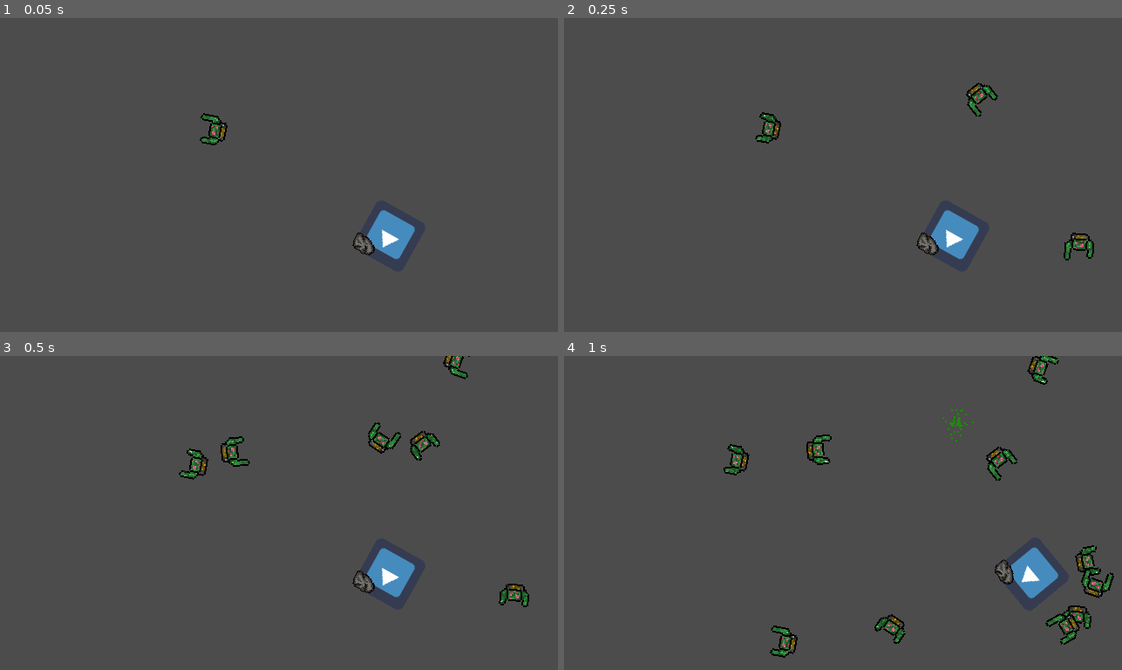
Above: before the commit, frames 1-4 (two rows, left to right).
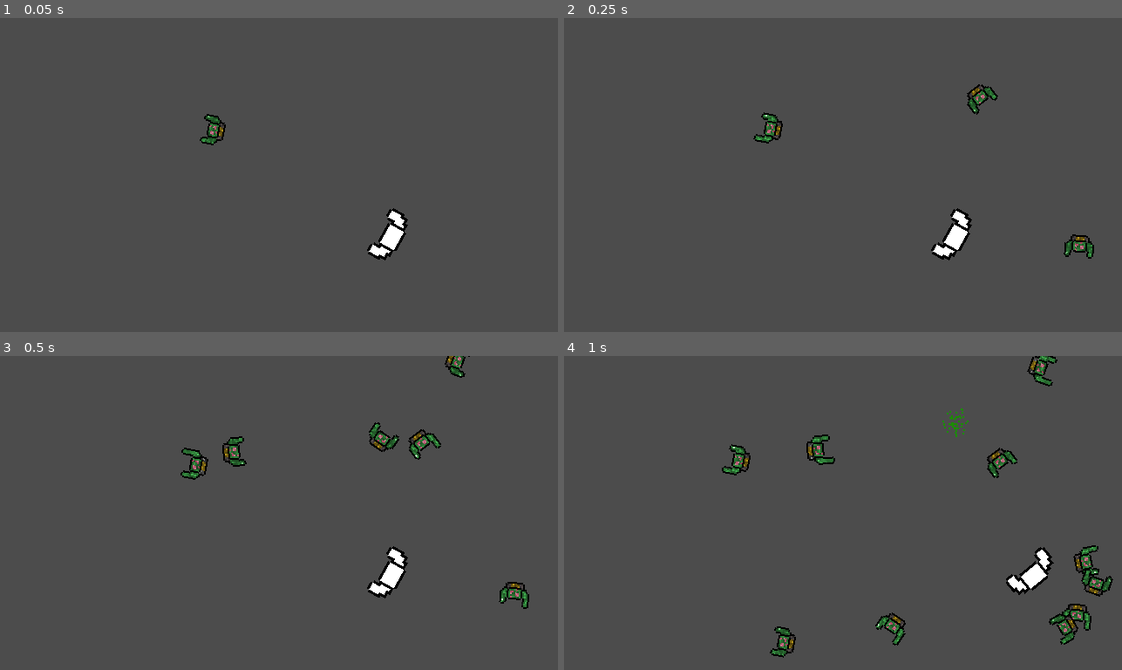
Above: after the commit, the same moments.

Repository: age-of-asparagus/click-godot3
Game: Godot game, scene res://Overworld/Overworld.tscn
Same seed, same stepped clock (60 frames per second), same inputs: the game is played once before the commit and once after it. The engine's default icon, where the game draws it, is replaced by a stand-in: a white triangle on a blue panel in a dark square.
Inputs (mouse positions are in pixels of both pictures, inside the frame that each line leads up to):
- Up to frame 1 (0.05 s): no input
- Up to frame 2 (0.25 s): no input
- Up to frame 3 (0.5 s): no input
- Up to frame 4 (1 s): move the mouse to (965, 497) at 0.52 s; hold Right (ui_right) from 0.53 s (still down); tap Space (shoot) at 0.6 s

The runs differ from the first frame. In frame 1, 1.2% of the frame differs, in the area x 35-75%, y 30-78%; in frame 2, 1.6%; in frame 3, 2.1%; in frame 4, 2.9%, in the area x 28-99%, y 0-97%.

Commit message:
simple character health bar

Diff:
--- a/Character/Character.gd
+++ b/Character/Character.gd
@@ -5,7 +5,8 @@
 
 export var speed := 200
 export var Ammo : PackedScene
-export var health := 10
+export var max_health := 10
+onready var health = max_health
 
 var rotation_direction = 0
 var movement_direction = 0
@@ -16,6 +17,10 @@
 	rotation = get_global_mouse_position().angle_to_point(position)
 	var input_direction = Input.get_vector("ui_left", "ui_right", "ui_up", "ui_down")
 	velocity = input_direction * speed
+	if velocity != Vector2.ZERO:
+		$AnimatedSprite.play()
+	else:
+		$AnimatedSprite.stop()
 	move_and_slide(velocity)
 
 	if Input.is_action_just_pressed("shoot"):
@@ -48,6 +53,6 @@
 	body.queue_free()
 
 	health -= 1
-	print("Health: " + str(health))
+	$HealthHUD.update_healthbar(health)
 	if health <= 0:
 		die()
--- a/Character/Character.tscn
+++ b/Character/Character.tscn
@@ -1,17 +1,51 @@
-[gd_scene load_steps=9 format=2]
+[gd_scene load_steps=18 format=2]
 
 [ext_resource path="res://icon.png" type="Texture" id=1]
-[ext_resource path="res://Assets/Stone_material.png" type="Texture" id=2]
+[ext_resource path="res://Assets/Downloaded/barHorizontal_green.png" type="Texture" id=2]
 [ext_resource path="res://Character/Character.gd" type="Script" id=3]
 [ext_resource path="res://Weapons/Stone.tscn" type="PackedScene" id=4]
 [ext_resource path="res://Effects/BloodSplatterHuge.tscn" type="PackedScene" id=5]
 [ext_resource path="res://Effects/FadingSplatterBase.tscn" type="PackedScene" id=6]
+[ext_resource path="res://Assets/half_zombie_and_human.png" type="Texture" id=7]
+[ext_resource path="res://Character/HealthDisplay.gd" type="Script" id=8]
 
 [sub_resource type="CircleShape2D" id=1]
-radius = 26.0192
+radius = 17.0294
 
 [sub_resource type="CircleShape2D" id=2]
-radius = 30.0
+radius = 22.0227
+
+[sub_resource type="AtlasTexture" id=3]
+atlas = ExtResource( 7 )
+region = Rect2( 0, 32, 32, 32 )
+
+[sub_resource type="AtlasTexture" id=4]
+atlas = ExtResource( 7 )
+region = Rect2( 32, 32, 32, 32 )
+
+[sub_resource type="AtlasTexture" id=5]
+atlas = ExtResource( 7 )
+region = Rect2( 64, 32, 32, 32 )
+
+[sub_resource type="AtlasTexture" id=6]
+atlas = ExtResource( 7 )
+region = Rect2( 0, 64, 32, 32 )
+
+[sub_resource type="AtlasTexture" id=7]
+atlas = ExtResource( 7 )
+region = Rect2( 32, 64, 32, 32 )
+
+[sub_resource type="AtlasTexture" id=8]
+atlas = ExtResource( 7 )
+region = Rect2( 64, 64, 32, 32 )
+
+[sub_resource type="SpriteFrames" id=9]
+animations = [ {
+"frames": [ SubResource( 3 ), SubResource( 4 ), SubResource( 5 ), SubResource( 6 ), SubResource( 7 ), SubResource( 8 ) ],
+"loop": true,
+"name": "default",
+"speed": 30.0
+} ]
 
 [node name="Character" type="KinematicBody2D"]
 collision_mask = 2
@@ -23,7 +57,23 @@
 BiteEffect = ExtResource( 6 )
 Ammo = ExtResource( 4 )
 
+[node name="HealthHUD" type="Node2D" parent="."]
+script = ExtResource( 8 )
+__meta__ = {
+"_edit_group_": true
+}
+
+[node name="HealthBar" type="TextureProgress" parent="HealthHUD"]
+margin_left = -19.0
+margin_top = 19.0
+margin_right = 181.0
+margin_bottom = 45.0
+rect_scale = Vector2( 0.2, 0.2 )
+value = 100.0
+texture_progress = ExtResource( 2 )
+
 [node name="Sprite" type="Sprite" parent="."]
+visible = false
 texture = ExtResource( 1 )
 
 [node name="CollisionShape2D" type="CollisionShape2D" parent="."]
@@ -40,13 +90,12 @@
 shape = SubResource( 2 )
 
 [node name="Hand" type="Position2D" parent="."]
-position = Vector2( 21, -23 )
-__meta__ = {
-"_edit_group_": true
-}
+position = Vector2( 12, -23 )
 
-[node name="StoneMaterial" type="Sprite" parent="Hand"]
-texture = ExtResource( 2 )
+[node name="AnimatedSprite" type="AnimatedSprite" parent="."]
+rotation = 1.5708
+scale = Vector2( 3, 3 )
+frames = SubResource( 9 )
 
 [connection signal="area_shape_entered" from="Detector" to="." method="_on_Detector_area_shape_entered"]
 [connection signal="body_entered" from="Detector" to="." method="_on_Detector_body_entered"]
--- /dev/null
+++ b/Character/HealthDisplay.gd
@@ -0,0 +1,26 @@
+extends Node2D
+
+var bar_red = preload("res://Assets/Downloaded/barHorizontal_red.png")
+var bar_green = preload("res://Assets/Downloaded/barHorizontal_green.png")
+var bar_yellow = preload("res://Assets/Downloaded/barHorizontal_yellow.png")
+
+onready var healthbar = $HealthBar
+
+func _ready():
+	hide()  # invisible when full health
+	if get_parent() and get_parent().get("max_health"):
+		healthbar.max_value = get_parent().max_health
+
+func _process(delta):
+	# Prevent bar from rotating with unit
+	global_rotation = 0
+
+func update_healthbar(value):
+	healthbar.texture_progress = bar_green
+	if value < healthbar.max_value * 0.7:
+		healthbar.texture_progress = bar_yellow
+	if value < healthbar.max_value * 0.35:
+		healthbar.texture_progress = bar_red
+	if value < healthbar.max_value:
+		show()
+	healthbar.value = value
--- a/Mobs/BaseMob.tscn
+++ b/Mobs/BaseMob.tscn
@@ -42,6 +42,7 @@
 [node name="AnimatedSprite" type="AnimatedSprite" parent="."]
 rotation = -1.5708
 frames = SubResource( 3 )
+frame = 1
 playing = true
 
 [connection signal="area_shape_entered" from="WeaponDetector" to="." method="_on_WeaponDetector_area_shape_entered"]
--- a/Weapons/Stone.tscn
+++ b/Weapons/Stone.tscn
@@ -4,6 +4,7 @@
 [ext_resource path="res://Weapons/Stone.gd" type="Script" id=2]
 
 [sub_resource type="CircleShape2D" id=1]
+radius = 6.08276
 
 [node name="Node2D" type="Area2D"]
 collision_layer = 4
@@ -11,6 +12,7 @@
 script = ExtResource( 2 )
 
 [node name="StoneMaterial" type="Sprite" parent="."]
+scale = Vector2( 0.5, 0.5 )
 texture = ExtResource( 1 )
 
 [node name="CollisionShape2D" type="CollisionShape2D" parent="."]
Binary file added: Assets/Downloaded/barHorizontal_green.png
Not shown, added: Assets/Downloaded/barHorizontal_green.png.import
Binary file added: Assets/Downloaded/barHorizontal_red.png
Not shown, added: Assets/Downloaded/barHorizontal_red.png.import
Binary file added: Assets/Downloaded/barHorizontal_yellow.png
Not shown, added: Assets/Downloaded/barHorizontal_yellow.png.import
